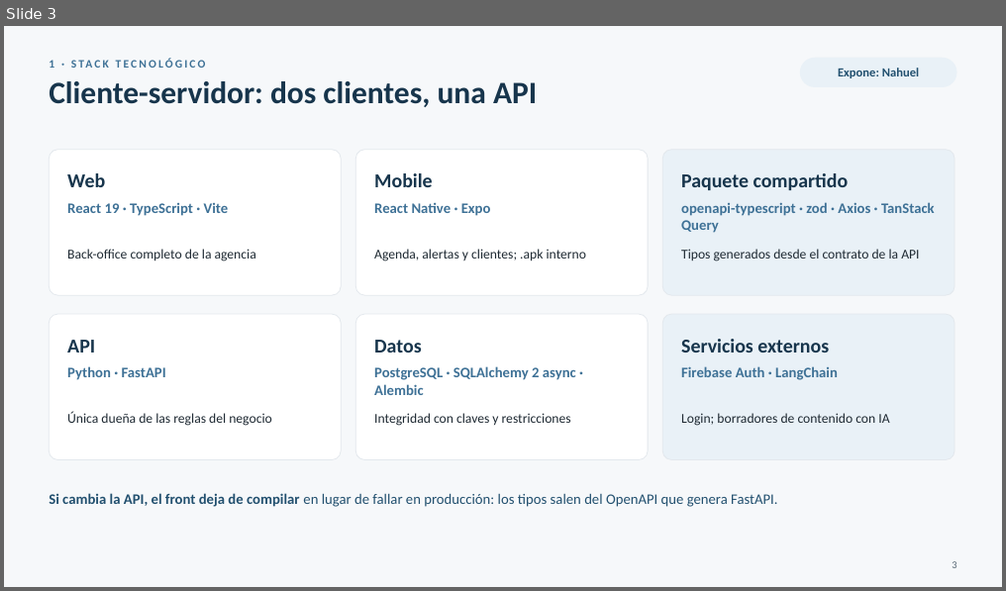
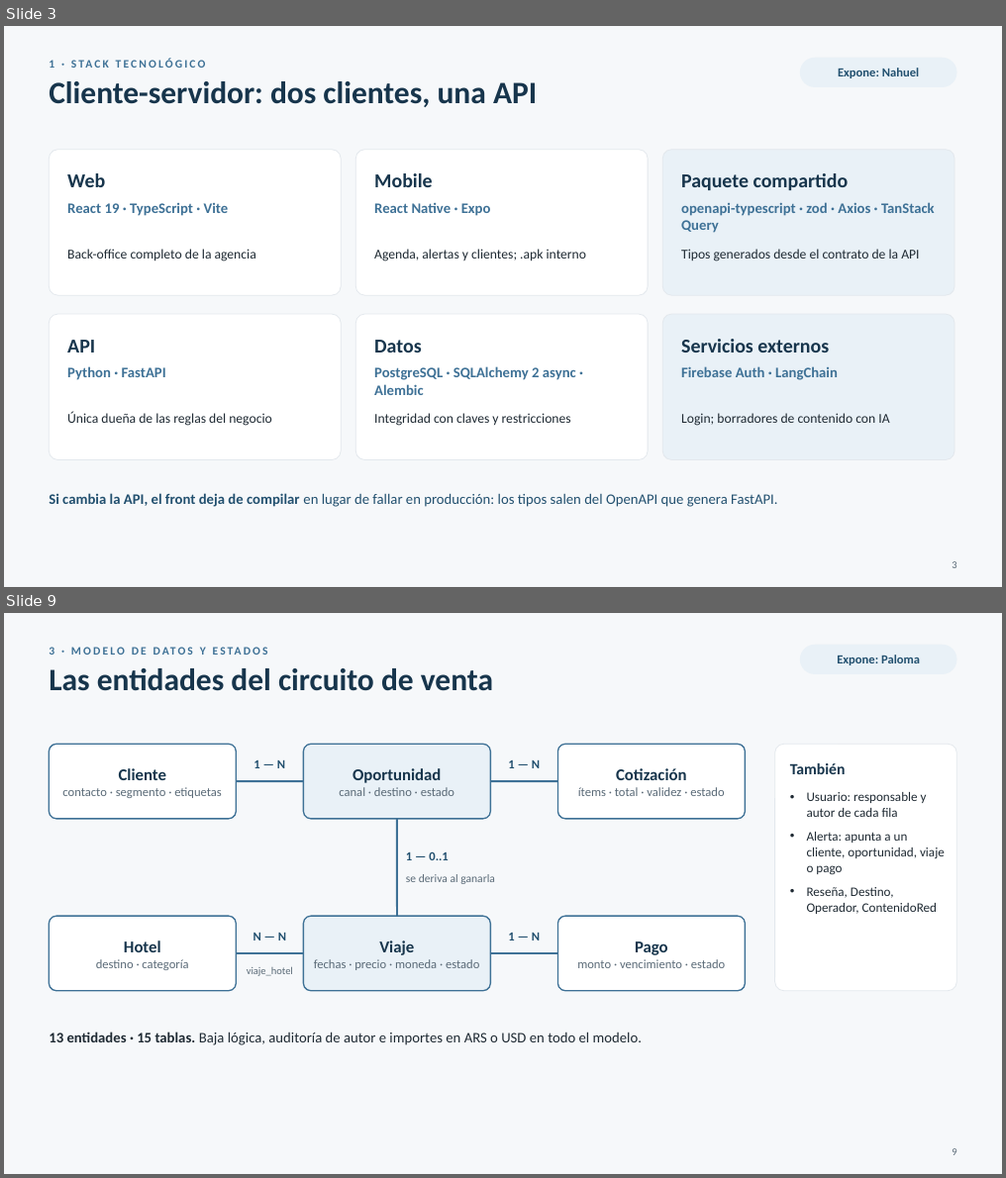
Before and after one commit to FranLuciano04/Vault-Rumbo, a slide deck: 07-Entregables/Video IA/Rumbo — parte técnica (presentación).pptx. Shown one above the other, each under a label of ours: slide 3 before the commit, slides 3 and 9 after it; the slides between them are not shown. The pictures are 1006x591 and 1006x1178 pixels, drawn with LibreOffice and Linux fonts; fonts in the diff are those of the drawing. Boxes give left, top, right and bottom in pixels: in the first picture for what was removed or moved away, otherwise in the second. Text is boxed around its words. In the diff, an @@ line names an element or a change of style, - is before the commit and + after.

```diff
--- a/07-Entregables/Video IA/Rumbo — parte técnica (presentación).pptx
+++ b/07-Entregables/Video IA/Rumbo — parte técnica (presentación).pptx
@@ slide 9 added at [4, 613, 1002, 1174], background #F6F8FA @@
@@ text added at [49, 647, 206, 655], 11 pt, text #3E7196, bold @@
+3 · MODELO DE DATOS Y ESTADOS
@@ text added at [49, 668, 493, 691], 30 pt, text #17354C, bold @@
+Las entidades del circuito de venta
@@ rounded rectangle added at [800, 645, 957, 674], fill #E9F1F7 @@
@@ text added at [837, 655, 920, 665], 12 pt, text #22506F, bold @@
+Expone: Paloma
@@ rounded rectangle added at [49, 744, 236, 819], fill #FFFFFF, outline #3E7196 1.25 pt @@
@@ text added at [253, 761, 285, 768], 12 pt, text #22506F, bold @@
+1 — N
@@ rounded rectangle added at [303, 744, 491, 819], fill #E9F1F7, outline #3E7196 1.25 pt @@
@@ text added at [508, 761, 540, 768], 12 pt, text #22506F, bold @@
+1 — N
@@ rounded rectangle added at [558, 744, 746, 819], fill #FFFFFF, outline #3E7196 1.25 pt @@
@@ rounded rectangle added at [775, 744, 957, 991], fill #FFFFFF, outline #E3E8ED 0.75 pt @@
@@ text added at [62, 768, 222, 798], 12 pt, text #5B6B78 @@
+Cliente
+contacto · segmento · etiquetas
@@ line added from (236, 781) to (303, 781), #3E7196 1.75 pt @@
@@ text added at [339, 768, 454, 796], 12 pt, text #5B6B78 @@
+Oportunidad
+canal · destino · estado
@@ line added from (491, 781) to (558, 781), #3E7196 1.75 pt @@
@@ text added at [578, 768, 724, 796], 12 pt, text #5B6B78 @@
+Cotización
+ítems · total · validez · estado
@@ text added at [790, 763, 846, 774], 15 pt, text #17354C, bold @@
+También
@@ line added from (397, 819) to (397, 916), #3E7196 1.75 pt @@
@@ text added at [807, 792, 944, 914], 12.5 pt, text #1F2A33 @@
+• Usuario: responsable y autor de cada fila
+• Alerta: apunta a un cliente, oportunidad, viaje o pago
+• Reseña, Destino, Operador, ContenidoRed
@@ text added at [406, 852, 448, 861], 12 pt, text #22506F, bold @@
+1 — 0..1
@@ text added at [406, 874, 495, 884], 11 pt, text #5B6B78 @@
+se deriva al ganarla
@@ rounded rectangle added at [49, 916, 236, 991], fill #FFFFFF, outline #3E7196 1.25 pt @@
@@ text added at [253, 933, 286, 941], 12 pt, text #22506F, bold @@
+N — N
@@ rounded rectangle added at [303, 916, 491, 991], fill #E9F1F7, outline #3E7196 1.25 pt @@
@@ text added at [508, 933, 540, 941], 12 pt, text #22506F, bold @@
+1 — N
@@ rounded rectangle added at [558, 916, 746, 991], fill #FFFFFF, outline #3E7196 1.25 pt @@
@@ text added at [96, 959, 188, 970], 12 pt, text #5B6B78 @@
+Hotel
+destino · categoría
@@ line added from (236, 954) to (303, 954), #3E7196 1.75 pt @@
@@ text added at [247, 966, 293, 976], 10 pt, text #5B6B78 @@
+viaje_hotel
@@ text added at [314, 941, 479, 970], 12 pt, text #5B6B78 @@
+Viaje
+fechas · precio · moneda · estado
@@ line added from (491, 954) to (558, 954), #3E7196 1.75 pt @@
@@ text added at [577, 942, 725, 968], 12 pt, text #5B6B78 @@
+Pago
+monto · vencimiento · estado
@@ text added at [49, 1032, 642, 1046], 14 pt, text #1F2A33 @@
+13 entidades · 15 tablas. Baja lógica, auditoría de autor e importes en ARS o USD en todo el modelo.
@@ text added at [951, 1149, 956, 1156], 10 pt, text #5B6B78 @@
+9
```
Also in this commit, not shown: 9 slides changed, 2 other slides added, 8 slides removed, 3 other files.
